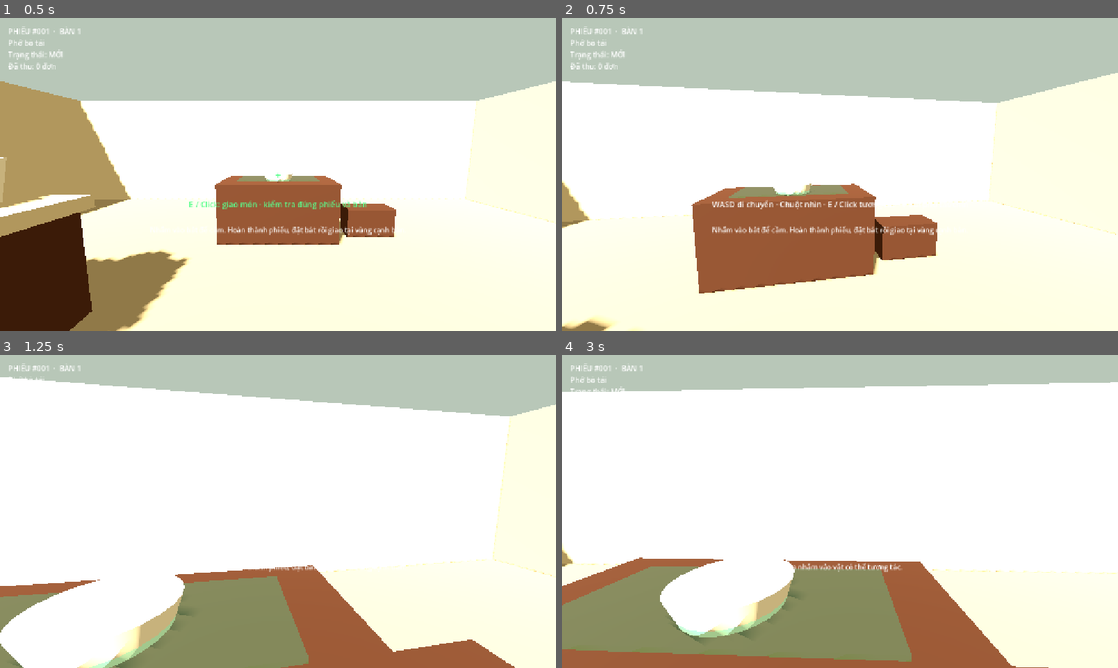
Above: before the commit, frames 1-4 (two rows, left to right).
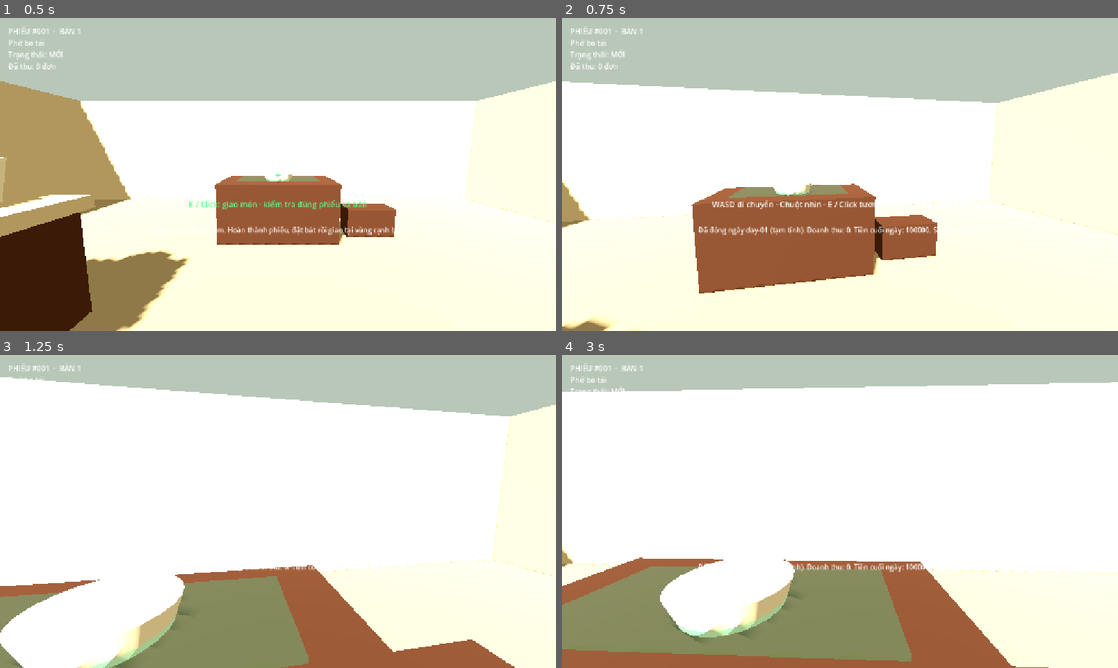
Above: after the commit, the same moments.

Repository: 24021368-DucAnh/Pho_Dau_Ngo
Game: Godot game, scene res://scenes/main.tscn
Two runs of this game, one before a commit and one after it. Both use one fixed random seed, a clock stepped at 60 frames per second and the inputs below.
Inputs (mouse positions are in pixels of both pictures, inside the frame that each line leads up to):
- Up to frame 1 (0.5 s): no input
- Up to frame 2 (0.75 s): tap Enter at 0.5 s; move the mouse to (867, 174) at 0.52 s; hold W (move_forward) from 0.53 s (still down); hold C (close_day, bound only after the commit) from 0.53 s (still down)
- Up to frame 3 (1.25 s): keep holding W (move_forward); keep holding C (close_day, bound only after the commit)
- Up to frame 4 (3 s): keep holding W (move_forward); tap T at 1.25, 2, 2.75 s; move the mouse to (812, 511) at 1.27 s; release C (close_day, bound only after the commit) at 1.28 s; tap E (interact) at 1.35 s; tap C (close_day, bound only after the commit) at 1.55, 2.3, 2.85 s; move the mouse to (851, 505) at 2.02 s; press the mouse at (851, 505) at 2.03 s; move the mouse to (834, 517) at 2.77 s; release the mouse at (834, 517) at 2.78 s

Frame 1 is identical in both runs. In frame 2, 0.6% of the frame differs, in the area x 24-68%, y 66-70%; in frame 3, less than 0.1%; in frame 4, 0.3%.

Commit message:
feat: wire Ledger and DayController into main scene (M6)
Open day-01 with provisional opening cash, configure ServingService
with the same Ledger and day, pass an explicitly labelled provisional
sale price, and add close-day (C) with a Ledger-derived summary.
Provisional values only; DUC-49 economy review still open.

Diff:
--- a/game/project.godot
+++ b/game/project.godot
@@ -59,6 +59,11 @@
 "events": [Object(InputEventMouseButton,"resource_local_to_scene":false,"resource_name":"","device":0,"window_id":0,"al …(252 unchanged characters)…
 ]
 }
+close_day={
+"deadzone": 0.2,
+"events": [Object(InputEventKey,"resource_local_to_scene":false,"resource_name":"","device":0,"window_id":0,"alt_pressed":false,"shift_pressed":false,"ctrl_pressed":false,"meta_pressed":false,"pressed":false,"keycode":0,"physical_keycode":67,"key_label":0,"unicode":0,"location":0,"echo":false,"script":null)
+]
+}
 
 [rendering]
 
--- a/game/scenes/main.tscn
+++ b/game/scenes/main.tscn
@@ -7,6 +7,8 @@
 [ext_resource type="Script" uid="uid://b5yy5omnwf0yx" path="res://scripts/inventory/inventory_service.gd" id="5_inventory"]
 [ext_resource type="Script" uid="uid://d0qjic4v6tgks" path="res://scripts/orders/order_manager.gd" id="6_orders"]
 [ext_resource type="Script" uid="uid://c0mvf4mdc3v6m" path="res://scripts/serving/serving_service.gd" id="7_serving"]
+[ext_resource type="Script" uid="uid://bt46enlfwlndn" path="res://scripts/economy/ledger.gd" id="8_ledger"]
+[ext_resource type="Script" uid="uid://buew2gb0adptx" path="res://scripts/day_controller.gd" id="9_day"]
 
 [sub_resource type="Environment" id="Environment_stylized"]
 background_mode = 1
@@ -200,6 +202,12 @@
 
 [node name="ServingService" type="Node" parent="."]
 script = ExtResource("7_serving")
+
+[node name="Ledger" type="Node" parent="."]
+script = ExtResource("8_ledger")
+
+[node name="DayController" type="Node" parent="."]
+script = ExtResource("9_day")
 
 [node name="BrothStation" type="Area3D" parent="."]
 transform = Transform3D(1, 0, 0, 0, 1, 0, 0, 0, 1, -2.58, 1.18, -0.3)
--- a/game/scripts/player_controller.gd
+++ b/game/scripts/player_controller.gd
@@ -5,6 +5,16 @@
 
 const PHO_BO_TAI_RECIPE = preload("res://data/recipes/pho_bo.tres")
 const PHO_BO_CHIN_RECIPE = preload("res://data/recipes/pho_bo_chin.tres")
+
+# M6 provisional slice values. These are NOT an approved price catalogue:
+# DUC-49 economy review is still open, and the values below only reuse the
+# numbers already used by the domain tests (opening cash 100,000 and sale
+# 45,000) so that in-game serving posts the same Ledger movement the tests
+# prove. They must be labelled provisional in any UI or summary text and
+# replaced once the economy review approves real values.
+const PROVISIONAL_DAY_ID: StringName = &"day-01"
+const PROVISIONAL_OPENING_CASH: int = 100000
+const PROVISIONAL_SALE_PRICE: int = 45000
 
 var active_recipe: RecipeData = PHO_BO_TAI_RECIPE
 
@@ -18,6 +28,8 @@
 @onready var order_ticket_label: Label = $HUD/OrderTicket
 @onready var order_manager: OrderManager = $"../OrderManager"
 @onready var serving_service: ServingService = $"../ServingService"
+@onready var ledger: Ledger = $"../Ledger"
+@onready var day_controller: DayController = $"../DayController"
 @onready var service_bowl: InteractiveBowl = $"../Bowl"
 
 var held_bowl: InteractiveBowl
@@ -37,6 +49,21 @@
 	order_manager.order_changed.connect(_on_order_changed)
 	_refresh_order_ticket()
 	status_label.text = "Nhắm vào bát để cầm. Hoàn thành phiếu, đặt bát rồi giao tại vùng cạnh bàn."
+	# M6 wiring: open the day with the Ledger, then point ServingService at
+	# the same Ledger and day. If wiring fails, the game keeps the previous
+	# behaviour (serving without a Ledger movement) instead of crashing, and
+	# the failure is shown in the status label (this block runs last so the
+	# default status above does not overwrite a wiring failure).
+	var configured := day_controller.configure(ledger, inventory)
+	if bool(configured.get("ok", false)):
+		var started := day_controller.start_day(PROVISIONAL_DAY_ID, PROVISIONAL_OPENING_CASH)
+		if bool(started.get("ok", false)):
+			serving_service.configure_ledger(ledger, PROVISIONAL_DAY_ID)
+		else:
+			status_label.text = "Không mở được ngày bán hàng: " + String(started.get("message", ""))
+	else:
+		status_label.text = "Không cấu hình được Ledger/DayController: " + String(configured.get("message", ""))
+	day_controller.day_closed.connect(_on_day_closed)
 
 
 func _unhandled_input(event: InputEvent) -> void:
@@ -73,6 +100,10 @@
 
 	if event.is_action_pressed("cancel_preparation"):
 		_cancel_preparation()
+		return
+
+	if event.is_action_pressed("close_day"):
+		_close_day()
 		return
 
 	if event.is_action_pressed("interact") or event.is_action_pressed("primary_action"):
@@ -131,7 +162,7 @@
 		return
 
 	if target is Area3D and target.name == "DeliveryZone":
-		var result := serving_service.serve_order(service_bowl, order_manager, current_order_id, current_table_id)
+		var result := serving_service.serve_order(service_bowl, order_manager, current_order_id, current_table_id, PROVISIONAL_SALE_PRICE)
 		status_label.text = String(result.get("message", "Không thể giao món."))
 		_refresh_order_ticket()
 	elif target is InteractiveBowl:
@@ -157,6 +188,30 @@
 		return
 	var result: Dictionary = held_bowl.cancel_preparation()
 	status_label.text = String(result.get("message", "Không thể hủy bát."))
+
+
+func _close_day() -> void:
+	var result: Dictionary = day_controller.close_day()
+	if not bool(result.get("ok", false)):
+		status_label.text = "Không đóng được ngày: " + String(result.get("message", ""))
+		return
+	_show_day_summary(Dictionary(result.get("summary", {})))
+
+
+func _on_day_closed(summary: Dictionary) -> void:
+	_show_day_summary(summary)
+
+
+func _show_day_summary(summary: Dictionary) -> void:
+	if summary.is_empty():
+		return
+	# All money shown here is provisional until DUC-49 approves real values.
+	status_label.text = "Đã đóng ngày %s (tạm tính). Doanh thu: %d. Tiền cuối ngày: %d. Số giao dịch: %d." % [
+		String(summary.get("day_id", "")),
+		int(summary.get("revenue", 0)),
+		int(summary.get("closing_cash", 0)),
+		int(summary.get("transaction_count", 0)),
+	]
 
 
 func _refresh_prompt() -> void:
Not shown: 1 places in game/scenes/main.tscn that only renumber resources
